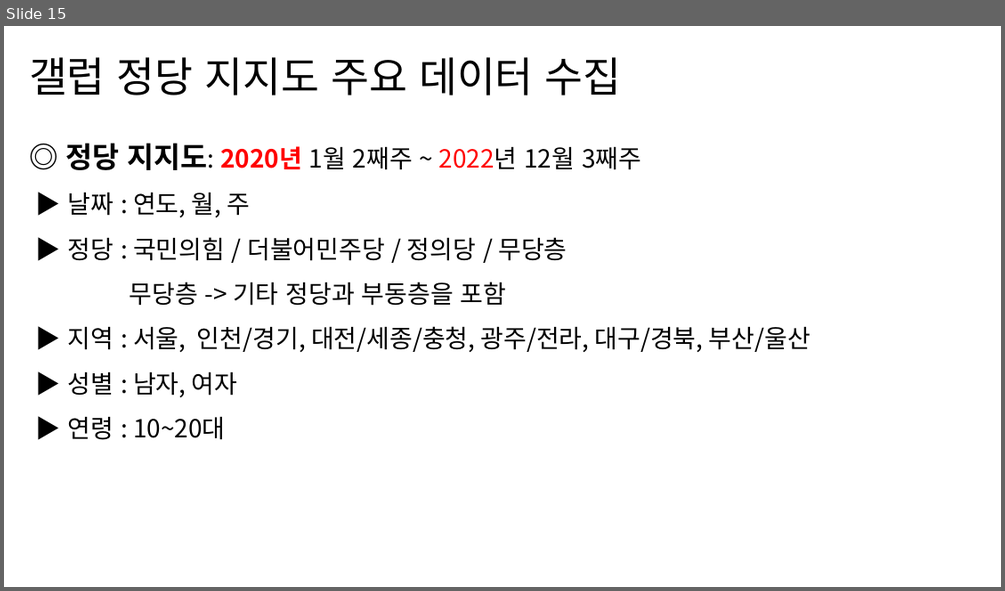
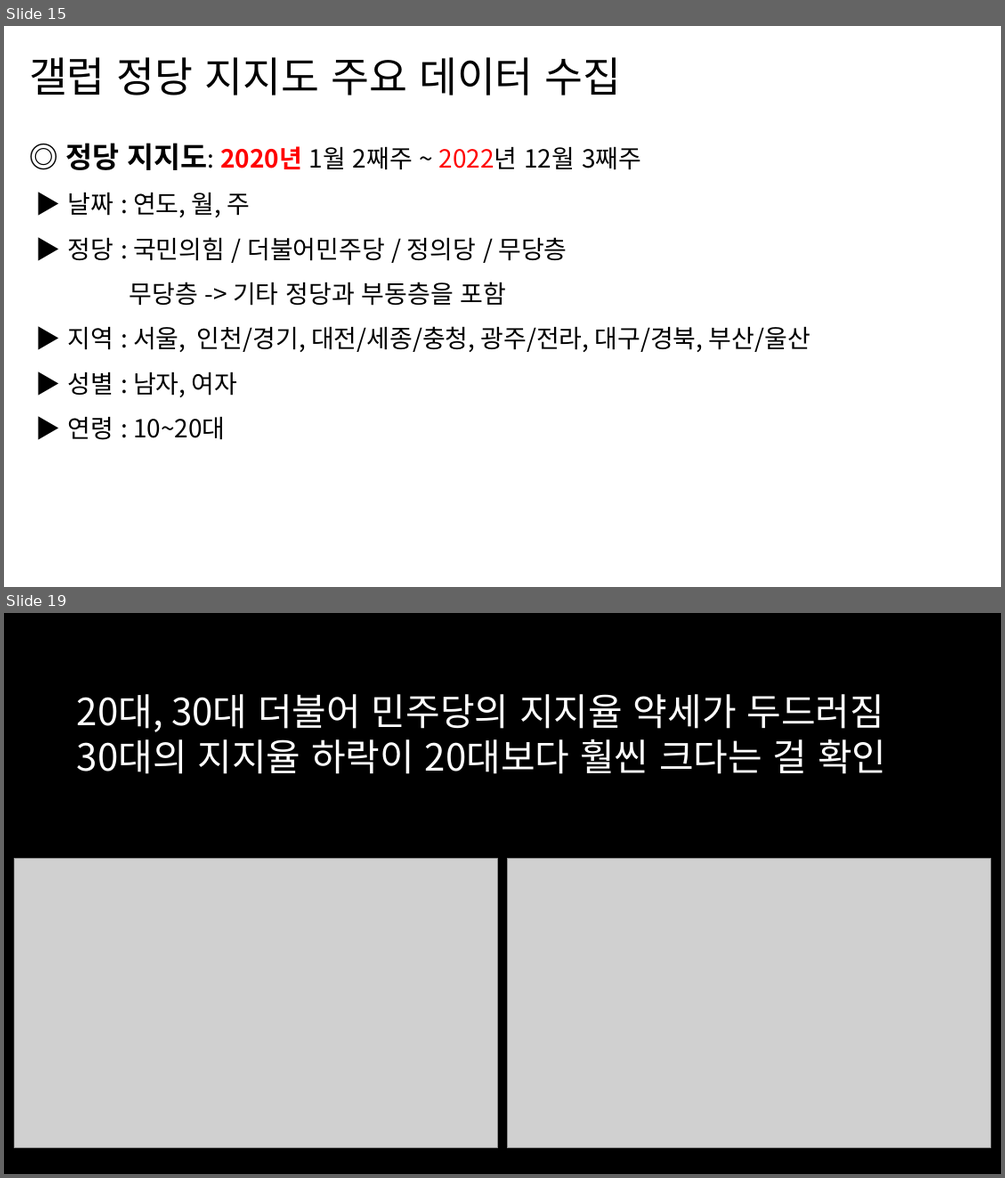
Before and after one commit to dschloe/streamlit-election-analysis, a slide deck: 프레젠테이션1.pptx. Shown one above the other, each under a label of ours: slide 15 before the commit, slides 15 and 19 after it; the slides between them are not shown. The pictures are 1005x591 and 1005x1178 pixels, drawn with LibreOffice and Linux fonts; fonts in the diff are those of the drawing; grey boxes stand for pictures. Boxes give left, top, right and bottom in pixels: in the first picture for what was removed or moved away, otherwise in the second. Text is boxed around its words. In the diff, an @@ line names an element or a change of style, - is before the commit and + after.

```diff
--- a/프레젠테이션1.pptx
+++ b/프레젠테이션1.pptx
@@ slide 19 added at [4, 613, 1001, 1174], background #000000 @@
@@ text added at [77, 694, 886, 774], 36 pt, text #FFFFFF @@
+20대, 30대 더불어 민주당의 지지율 약세가 두드러짐
+30대의 지지율 하락이 20대보다 훨씬 크다는 걸 확인
@@ picture added at [15, 859, 498, 1149] @@
@@ picture added at [507, 859, 990, 1149] @@
```
Also in this commit, not shown: 3 slides changed, 1 other slide added, 13 other files.
